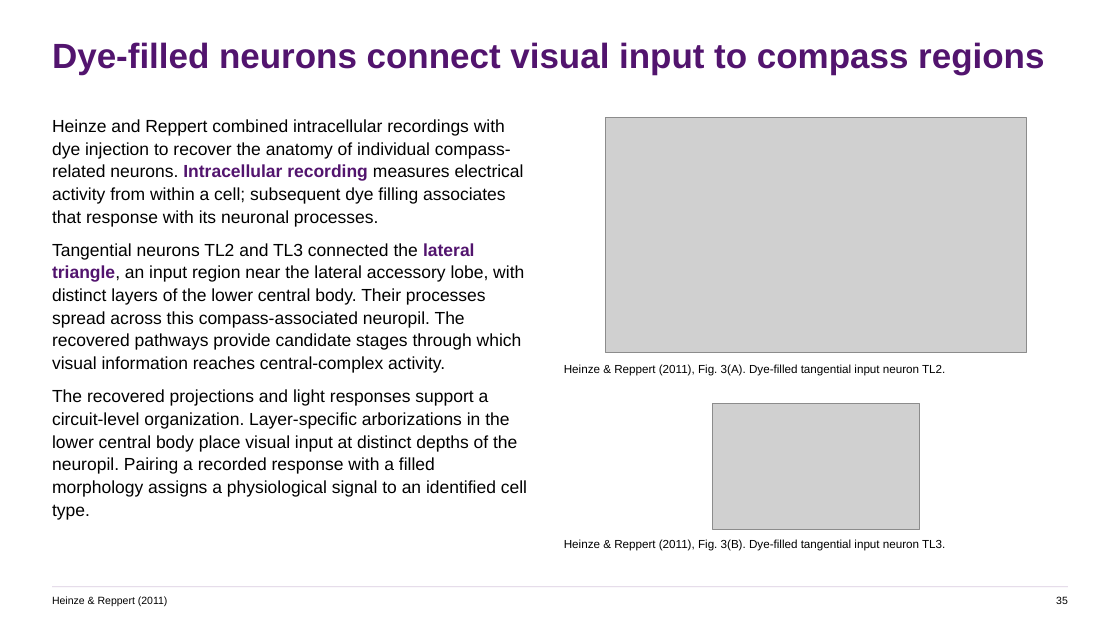
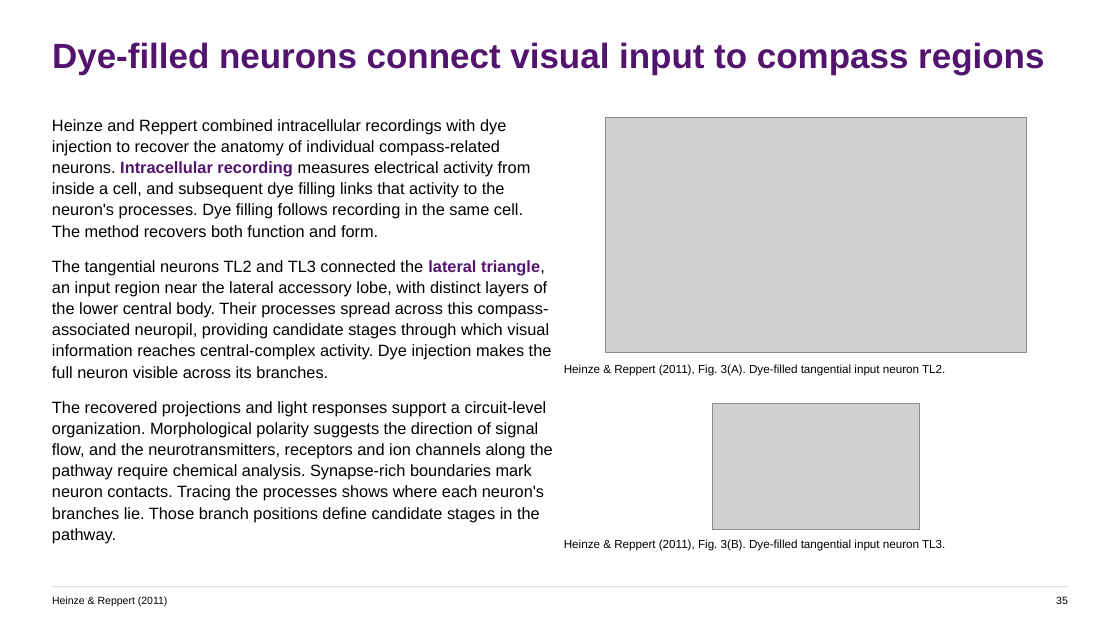
Before and after one commit to jordanxxlopez/NEUROETHOLOGY, a slide deck: slide 46 of scaffolded/Neuroethology_Lecture30_FA2026_SCAFFOLDED.pptx (slide 47 before the commit). Drawn at 1120x630 pixels with LibreOffice and Linux fonts; fonts in the diff are those of the drawing; grey boxes stand for pictures. Boxes give left, top, right and bottom in pixels: in the first picture for what was removed or moved away, otherwise in the second. Text is boxed around its words. In the diff, an @@ line names an element or a change of style, - is before the commit and + after.

```diff
--- a/scaffolded/Neuroethology_Lecture30_FA2026_SCAFFOLDED.pptx
+++ b/scaffolded/Neuroethology_Lecture30_FA2026_SCAFFOLDED.pptx
@@ text at <box>52,119,553,543</box>: text changed; size 15 to 14 pt @@
-Heinze and Reppert combined intracellular recordings with dye injection to recover the anatomy of individual compass-related neurons. Intracellular recording measures electrical activity from within a cell; subsequent dye filling associates that response with its neuronal processes.
-Tangential neurons TL2 and TL3 connected the lateral triangle, an input region near the lateral accessory lobe, with distinct layers of the lower central body. Their processes spread across this compass-associated neuropil. The recovered pathways provide candidate stages through which visual information reaches central-complex activity.
-The recovered projections and light responses support a circuit-level organization. Layer-specific arborizations in the lower central body place visual input at distinct depths of the neuropil. Pairing a recorded response with a filled morphology assigns a physiological signal to an identified cell type.
+Heinze and Reppert combined intracellular recordings with dye injection to recover the anatomy of individual compass-related neurons. Intracellular recording measures electrical activity from inside a cell, and subsequent dye filling links that activity to the neuron's processes. Dye filling follows recording in the same cell. The method recovers both function and form.
+The tangential neurons TL2 and TL3 connected the lateral triangle, an input region near the lateral accessory lobe, with distinct layers of the lower central body. Their processes spread across this compass-associated neuropil, providing candidate stages through which visual information reaches central-complex activity. Dye injection makes the full neuron visible across its branches.
+The recovered projections and light responses support a circuit-level organization. Morphological polarity suggests the direction of signal flow, and the neurotransmitters, receptors and ion channels along the pathway require chemical analysis. Synapse-rich boundaries mark neuron contacts. Tracing the processes shows where each neuron's branches lie. Those branch positions define candidate stages in the pathway.
```
Also in this commit, not shown: 51 other slides changed, 7 slides added, 7 slides removed, 5 other files.
